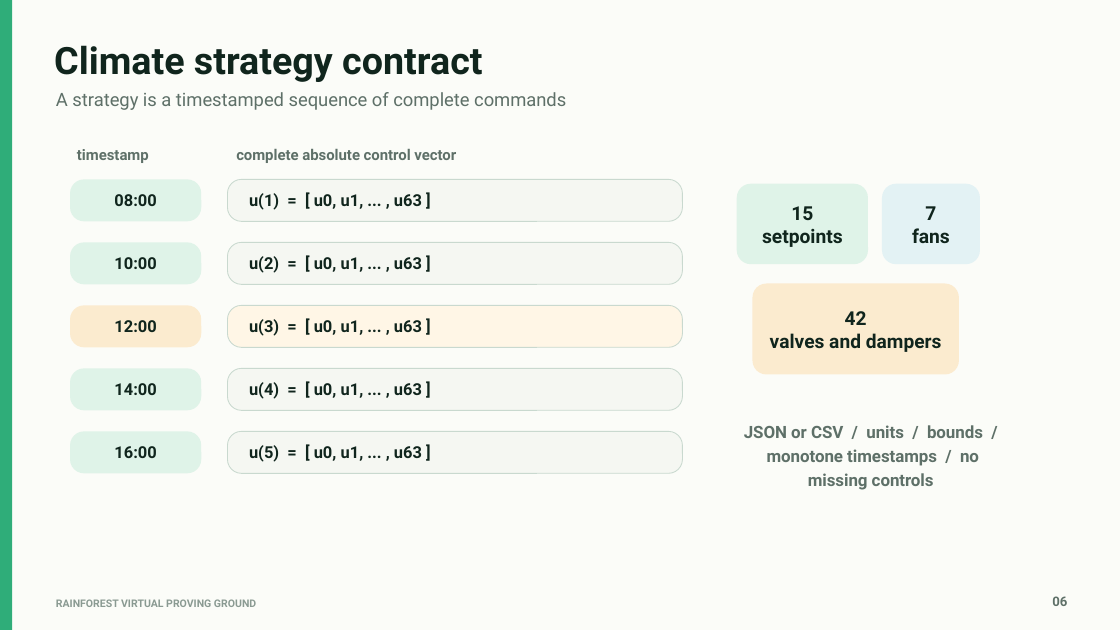
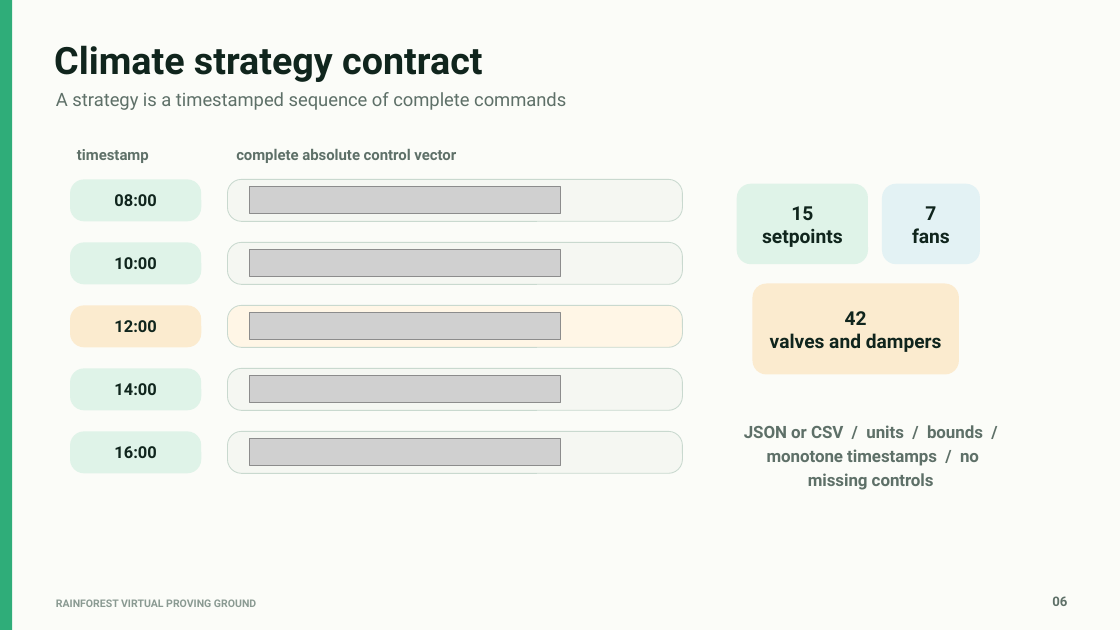
Before and after one commit to DimitriBolt/DigitalTwin, a slide deck: slide 6 of presentation/output/RainForest_Virtual_Proving_Ground.pptx. Drawn at 1120x630 pixels with LibreOffice and Linux fonts; fonts in the diff are those of the drawing; grey boxes stand for pictures. Boxes give left, top, right and bottom in pixels: in the first picture for what was removed or moved away, otherwise in the second. Text is boxed around its words. In the diff, an @@ line names an element or a change of style, - is before the commit and + after.

```diff
--- a/presentation/output/RainForest_Virtual_Proving_Ground.pptx
+++ b/presentation/output/RainForest_Virtual_Proving_Ground.pptx
@@ text in rounded rectangle at <box>249,193,422,210</box>: text removed @@
-u(1) = [ u0, u1, ... , u63 ]
@@ picture added at <box>250,187,560,213</box> @@
@@ text in rounded rectangle at <box>249,256,422,273</box>: text removed @@
-u(2) = [ u0, u1, ... , u63 ]
@@ picture added at <box>250,250,560,276</box> @@
@@ text in rounded rectangle at <box>249,319,422,336</box>: text removed @@
-u(3) = [ u0, u1, ... , u63 ]
@@ picture added at <box>250,313,560,339</box> @@
@@ text in rounded rectangle at <box>249,382,422,399</box>: text removed @@
-u(4) = [ u0, u1, ... , u63 ]
@@ picture added at <box>250,376,560,402</box> @@
@@ text in rounded rectangle at <box>249,445,422,462</box>: text removed @@
-u(5) = [ u0, u1, ... , u63 ]
@@ picture added at <box>250,439,560,465</box> @@
```
Also in this commit, not shown: 1 other slide changed, 2 other files.
